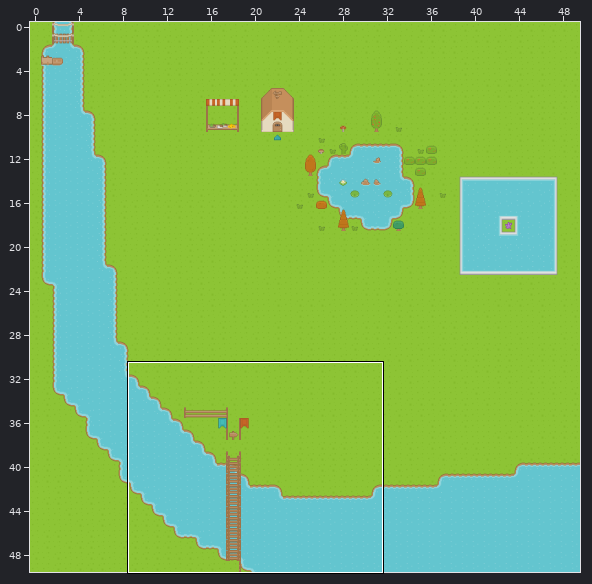
Two versions of a level (Tiled map, client/websiteAssets/untitled.tmx). Above: a wide view before the commit, with the close-up outlined.
Close-up. The starting point:
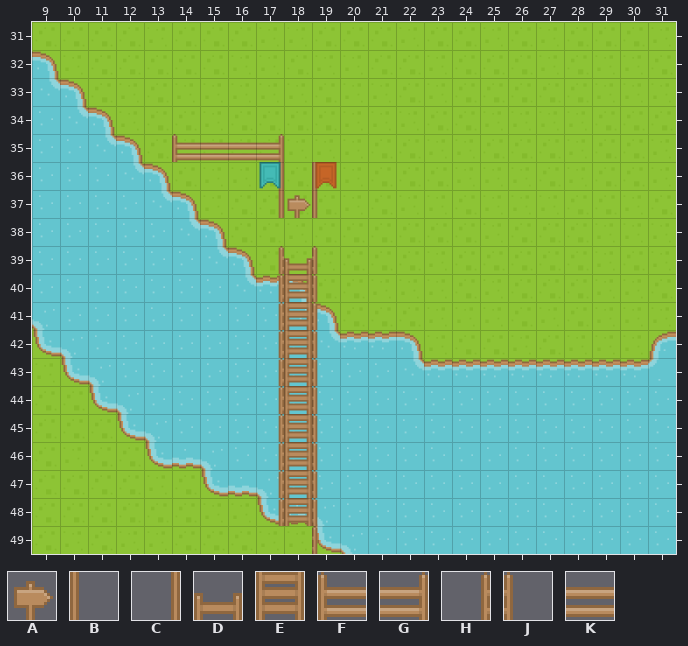
Cells are 64x64 px. Shown: x 9..31, y 31..49. The commit also changed other parts of the map, which this record leaves out.
Key: from "roguelikeSheet_transparent": A 21, B 214, C 215, D 581, E 583, F 1612, G 1613, H 1614, J 1615, K 1616.
_ is an empty cell.
Layers that did not change in this view are not listed.
Layer "Deco0" before, first column x 9:
31 _______________________
32 _______________________
33 _______________________
34 _______________________
35 _____FKKG______________
36 ________C_B____________
37 ________CAB____________
38 _______________________
39 ________HDJ____________
40 ________HEJ____________
41 ________HEJ____________
42 ________HEJ____________
43 ________HEJ____________
44 ________HEJ____________
45 ________HEJ____________
46 ________HEJ____________
47 ________HEJ____________
48 ________HEJ____________
49 __________J____________
The same view after the edit:
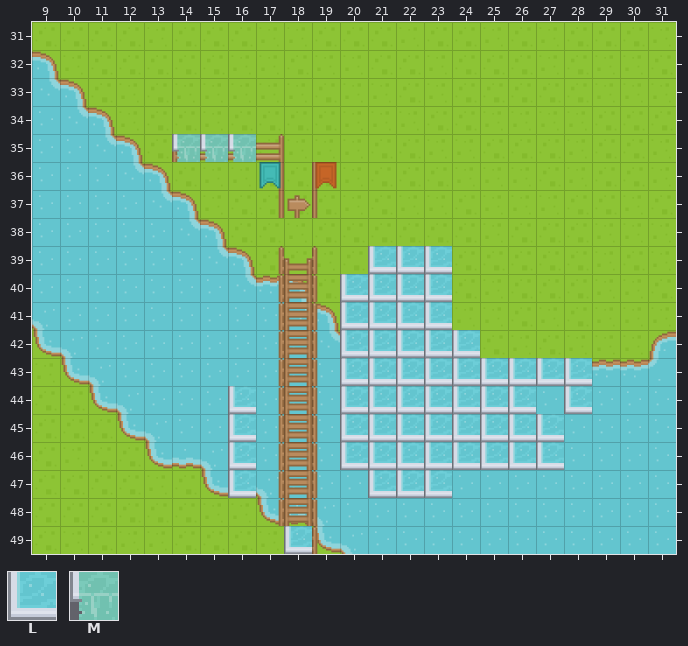
Further tiles: from "roguelikeSheet_transparent": L 1175, M 1266.
Diff:
Layer "Deco0":
y 39: x 21..23 ___ -> LLL
y 40..41: x 20..23 ____ -> LLLL
y 42: x 20..24 _____ -> LLLLL
y 43: x 20..28 _________ -> LLLLLLLLL
y 44: x 16 _ -> L; x 20..26 _______ -> LLLLLLL; x 28 _ -> L
y 45..46: x 16 _ -> L; x 20..27 ________ -> LLLLLLLL
y 47: x 16 _ -> L; x 21..23 ___ -> LLL
y 49: x 18 _ -> L
Layer "Deco2":
y 35: x 14..16 ___ -> MMM
Where, in picture pixels (left, top, right, bottom), the same in both close-ups:
added: (172, 134, 256, 162)
added: (340, 246, 592, 498)
added: (228, 386, 256, 498)
added: (284, 526, 312, 554)
